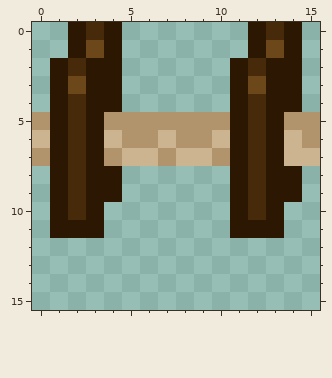
Two states of a pixel-art sprite, static/image/doodad/woodenaxlehorizontal.png. Above: the version before the commit.
The file is 16x16 pixels.
Now the later version:
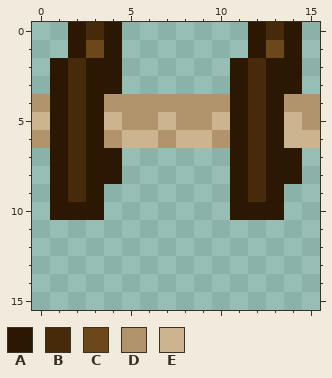
Palette (. is transparent): A #2c1702  B #472a0a  C #6c4719  D #b1946b  E #cdb491
Changes in this commit:
Colour B becomes colour A in row 10 at x 2 and 12.
Colour D becomes colour A in row 7 at x 4.
Colour E becomes colour A in row 7 at x 14.
Colour C becomes colour B in row 3 at x 2 and 12.
The author put colour D in row 4 at x 0, 5 to 10 and 15.
Colour A becomes colour D in row 4 at x 4 and 14.
Colour E becomes colour D in row 6 at x 0, 4, 7 and 10.
Colour D becomes colour E in row 5 at x 0, 4, 7, 10 and 14; in row 6 at x 5 to 6, 8 to 9 and 15.
Colour A is gone in row 9 at x 4 and 14; in row 11 at x 1 to 3 and 11 to 13.
Colour D is gone in row 7 at x 0, 7 and 10.
Colour E is gone in row 7 at x 5 to 6, 8 to 9 and 15.
Where, in picture pixels (left, top, right, bottom), the same in both pictures:
changed: (32, 76, 320, 238)
